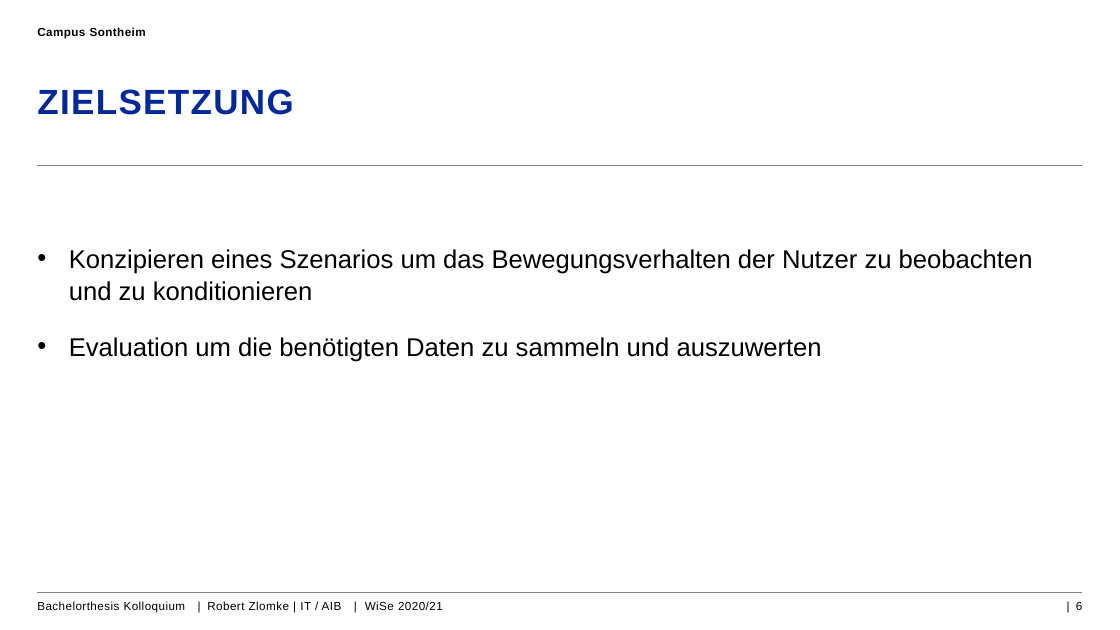
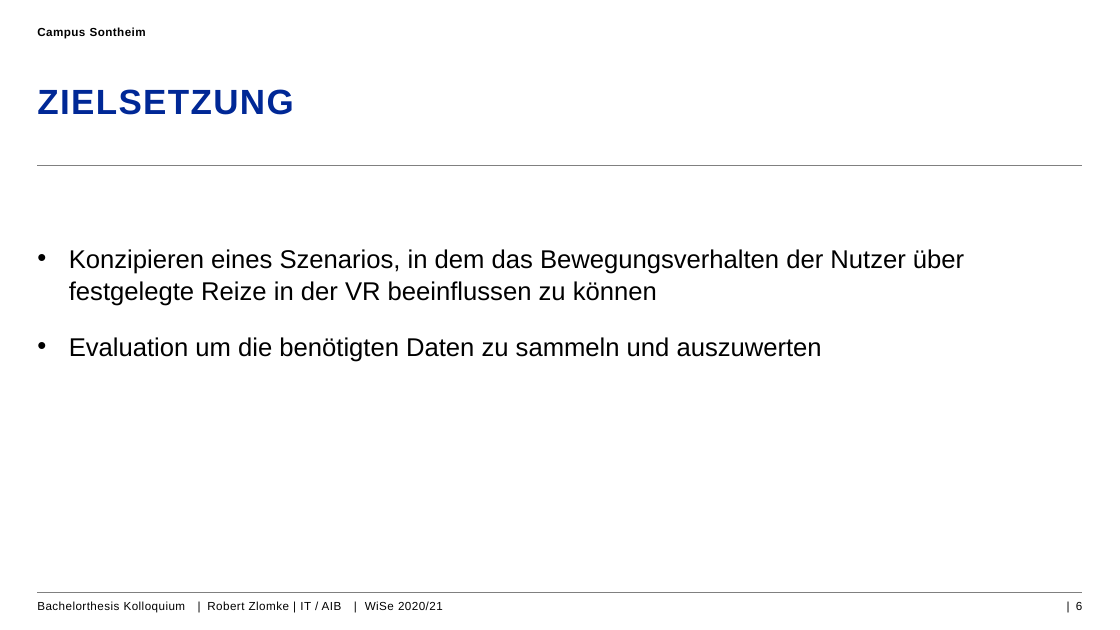
Before and after one commit to RobZlo/Studium, a slide deck: slide 6 of Kolloquium_Präsentation_RobertZlomle.pptx. Drawn at 1120x630 pixels with LibreOffice and Linux fonts; fonts in the diff are those of the drawing; background and template pictures are left out. Boxes give left, top, right and bottom in pixels: in the first picture for what was removed or moved away, otherwise in the second. Text is boxed around its words. In the diff, an @@ line names an element or a change of style, - is before the commit and + after.

```diff
--- a/Kolloquium_Präsentation_RobertZlomle.pptx
+++ b/Kolloquium_Präsentation_RobertZlomle.pptx
@@ text at [69,249,964,306]: text changed @@
-• Konzipieren eines Szenarios um das Bewegungsverhalten der Nutzer zu beobachten und zu konditionieren
+• Konzipieren eines Szenarios, in dem das Bewegungsverhalten der Nutzer über festgelegte Reize in der VR beeinflussen zu können
```
Also in this commit, not shown: 4 other slides changed, 3 other files.
